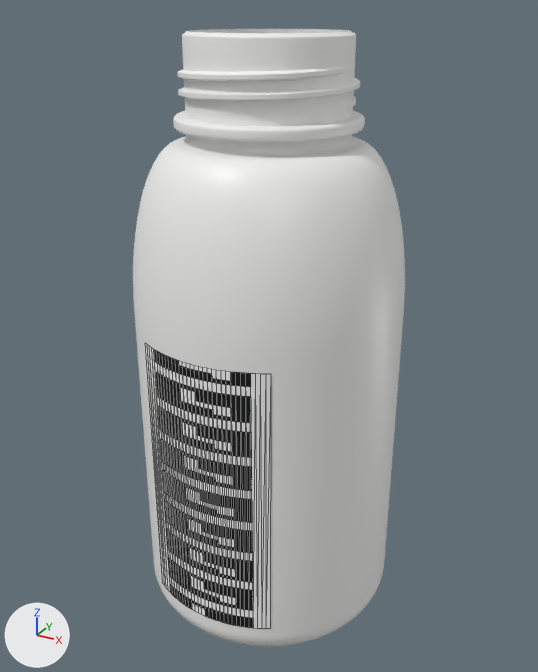
The glTF model assets/agrochemical-bottles/labelled/PWD-0033_2002393238600.glb: old version first, new version second.
The view is the same before and after, from a camera (50 mm lens) standing at (0.0935, -0.17, 0.1694) and looking at (-0.0004, 0.0007, 0.084). The lights are fixed; the arrows at lower left show +X, +Y and +Z. The picture after the commit comes second. Mesh edges are drawn as thin lines on the coarser meshes. Where no turn or scale is listed for an object, it has been applied to the vertices. Vertices at exactly the same position are counted once.

The scene before the commit, as lines of its bpy script (objects in view):
```python
me_bote_500ml = bpy.data.meshes.new('Bote_500mL')
me_bote_500ml.from_pydata(...)  # 14726 vertices, 29188 faces; spans x -0.037..0.037, y -0.037..0.037, z 0.0..0.164
me_bote_500ml.materials.append(mat_hdpe_blanco_satinado)  # white #f6f6f5
me_label_pwd_0033 = bpy.data.meshes.new('Label_PWD-0033')
me_label_pwd_0033.from_pydata(...)  # 66 vertices, 64 faces; spans x -0.0184..0.0184, y -0.0372..-0.0324, z 0.0122..0.091
me_label_pwd_0033.materials.append(mat_label_paper)  # picture img_label_pwd_0033
ob_bote_500ml = bpy.data.objects.new('Bote_500mL', me_bote_500ml)
ob_bote_500ml.location = (0.0, 0.0, 0.0)
ob_label_pwd_0033 = bpy.data.objects.new('Label_PWD-0033', me_label_pwd_0033)
ob_label_pwd_0033.location = (0.0, 0.0, 0.0)
```
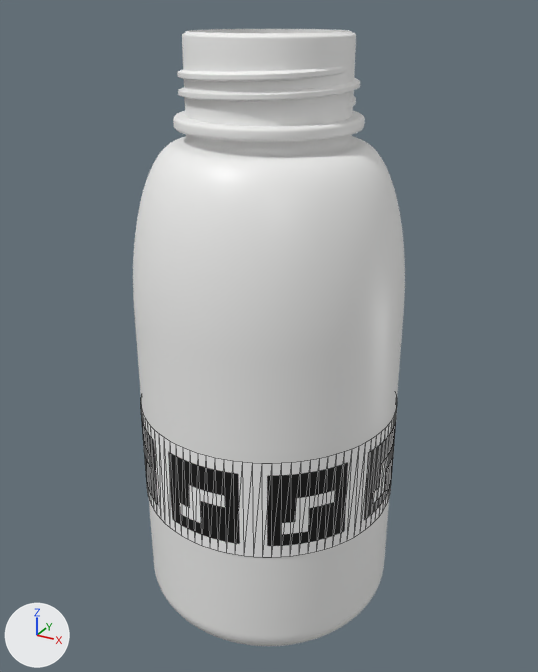
Location of each change, (x1, y1, x2, y2) in pixels of the pictures (538 x 672 px):
'Label_PWD-0033', reshaped
    before: (145, 343, 271, 629)
    after: (141, 405, 397, 557)
part 1 of me_label_pwd_0033, deleted
    before: (145, 343, 271, 629)
part 2 of me_label_pwd_0033, added
    after: (141, 405, 397, 557)

The change, as a list of edits to the scene's bpy script:
```text
Change me_label_pwd_0033:
    used by ob_label_pwd_0033; location = (0.0, 0.0, 0.0)
    remove me_label_pwd_0033.from_pydata(...)  # 66 vertices, 64 faces; spans x -0.0184..0.0184, y -0.0372..-0.0324, z 0.0122..0.091
    add me_label_pwd_0033.from_pydata(...)  # 194 vertices, 192 faces; spans x -0.0372..0.0372, y -0.0372..0.0372, z 0.037..0.0662
    me_label_pwd_0033 part 1: the whole mesh is rebuilt
    me_label_pwd_0033 part 2
    97 vertices are added at x -0.0372..0.0372, y -0.0372..0.0372, z 0.037
    97 new vertices lie (0.0, 0.0, 0.0292) away from vertices in x -0.0372..0.0372, y -0.0372..0.0372, z 0.037
    192 new faces join them
```
